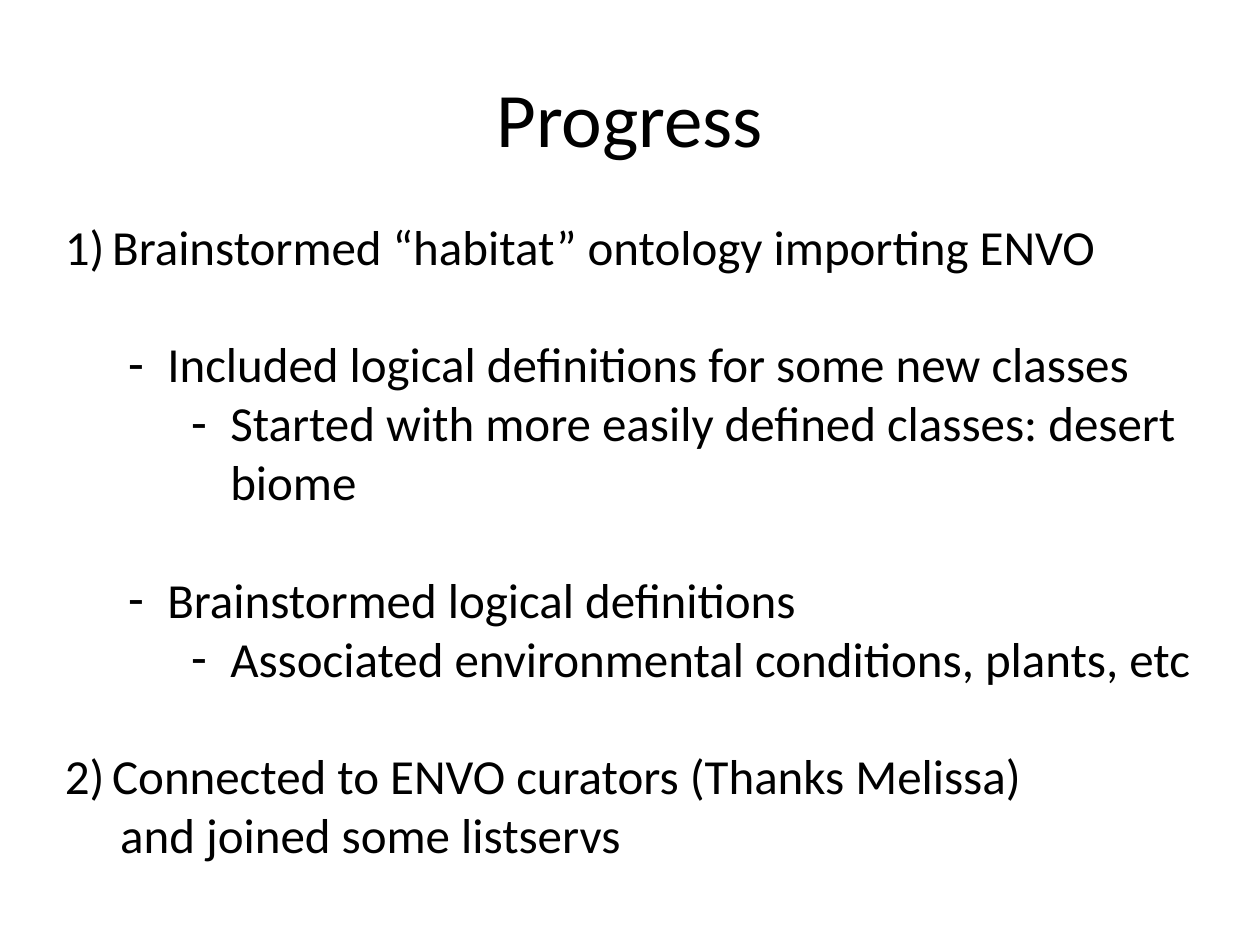
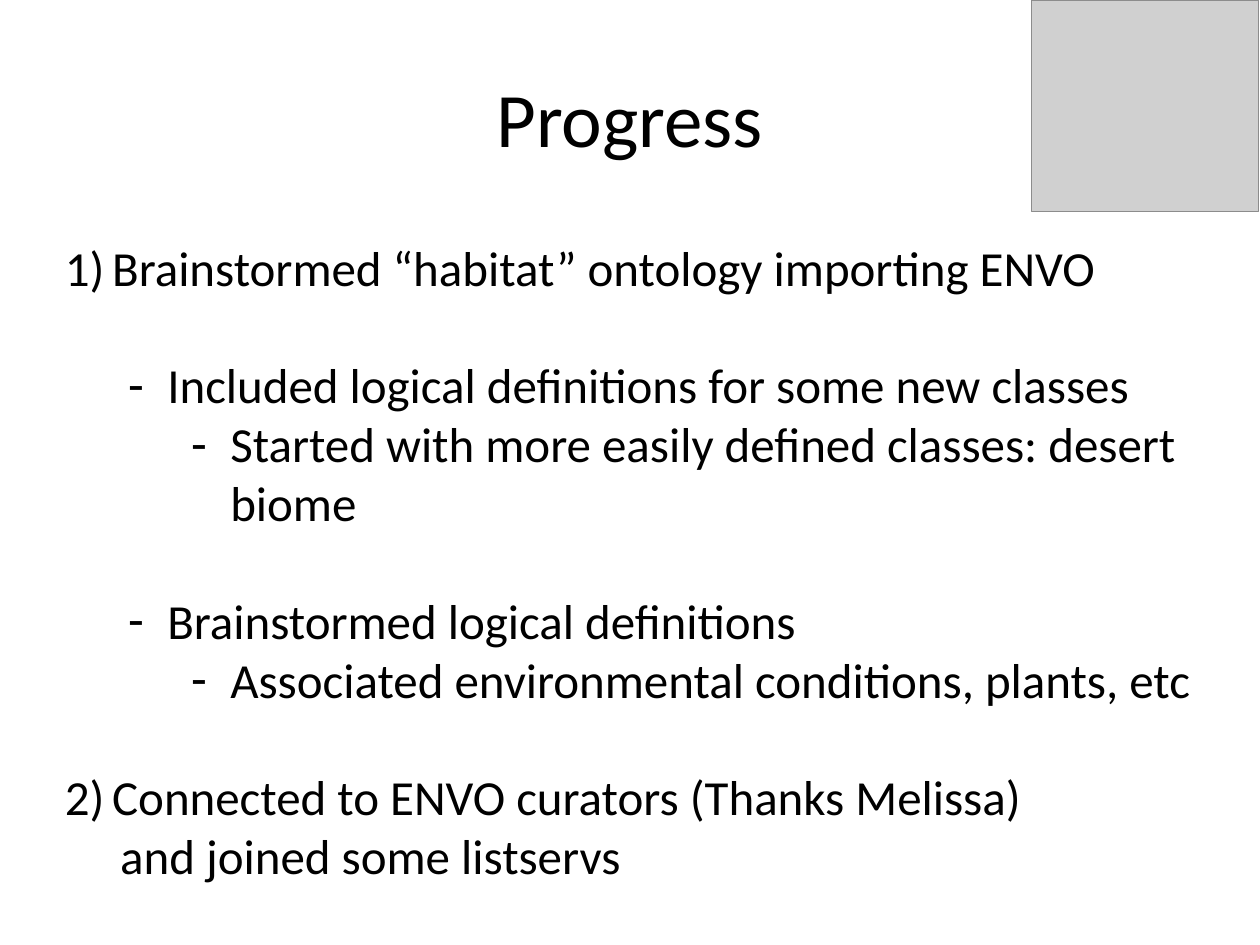
Before and after one commit to NESCent/ontologies-in-evobio-course-2013, a slide deck: slide 9 of user/shared/Larsen_NESCENT_2013.pptx. Drawn at 1260x945 pixels with LibreOffice and Linux fonts; fonts in the diff are those of the drawing; grey boxes stand for pictures. Boxes give left, top, right and bottom in pixels: in the first picture for what was removed or moved away, otherwise in the second. Text is boxed around its words. In the diff, an @@ line names an element or a change of style, - is before the commit and + after.

Commit message:
PPT with butterfly pic on text slides. [Elise]

```diff
--- a/user/shared/Larsen_NESCENT_2013.pptx
+++ b/user/shared/Larsen_NESCENT_2013.pptx
@@ picture added at [1032,0,1259,212] @@
@@ text "Brainstormed “habitat” ontology importing ENVO": place and size @@
-text "Brainstormed “habitat” ontology importing ENVO" at [112,230,1190,862]
+text "Brainstormed “habitat” ontology importing ENVO" at [112,251,1190,883]
```
Also in this commit, not shown: 1 other slide changed, 1 other file.
